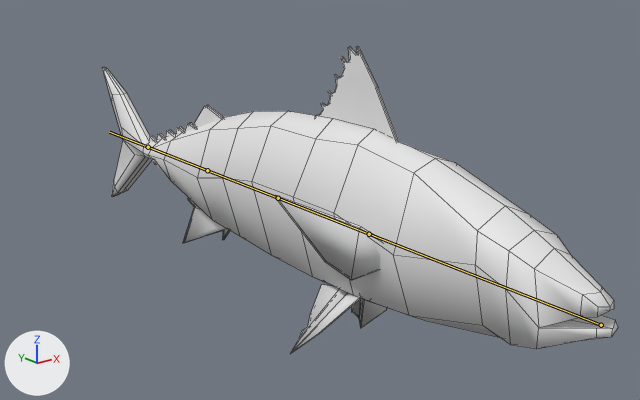
The FBX model Assets/_Game/Fishing/Mackerel/Source/Mackerel.fbx, before and after one commit.
One viewpoint serves both versions: a 50 mm camera at (-5.69, -6.97, 3.01) aimed at (0.25, 0.45, 0.04). Every picture has the same lights, and +X, +Y and +Z are marked at lower left. The picture after the commit comes second. The bones that change, and the others that lie on the model, are drawn over the model as lines. Mesh edges are drawn as thin lines.
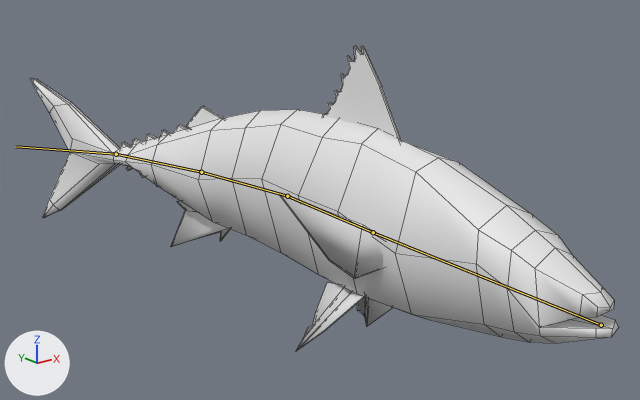
The newer file adds an action. The first version stands in its rest pose; the second is drawn at frame 11 of the action 'Scene'.

What the commit changed:
Bone 'Bone' (bone_bone) turns from (0, 0, 0) to (0, 0, -1) degrees about its own x, y and z.
Bone 'Bone.001' (bone_bone_001) turns from (0, 0, 0) to (0, 0, -2) degrees about its own x, y and z.
Bone 'Bone.002' (bone_bone_002) turns from (0, 0, 0) to (0, 0, 12) degrees about its own x, y and z.
Bone 'Bone.003' (bone_bone_003) turns from (0, 0, 0) to (0, 0, 7) degrees about its own x, y and z.
Bone 'Bone.004' (bone_bone_004) turns from (0, 0, 0) to (0, 0, 20) degrees about its own x, y and z.

What differs and where, as boxes (x1, y1, x2, y2) in the pictures (640 x 400 px):
'Plane', posed (14% wider): before (102, 46, 618, 354); after (30, 46, 619, 351)
bone 'Bone', root to tip: before (601, 325) to (369, 234); after (601, 325) to (373, 232)
bone 'Bone.001', root to tip: before (369, 234) to (278, 198); after (373, 232) to (287, 196)
bone 'Bone.002', root to tip: before (278, 198) to (207, 170); after (287, 196) to (201, 172)
bone 'Bone.003', root to tip: before (207, 170) to (148, 147); after (201, 172) to (116, 154)
bone 'Bone.004', root to tip: before (148, 147) to (109, 132); after (116, 154) to (15, 146)
